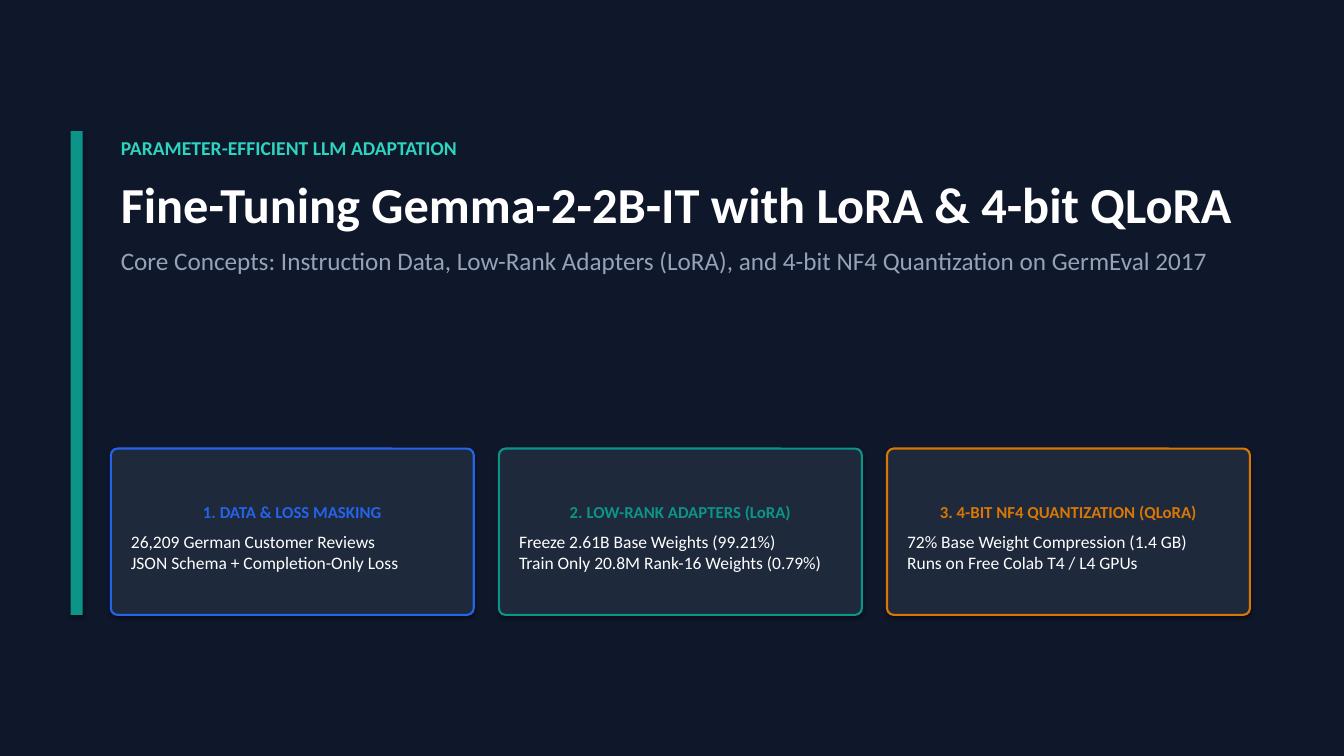
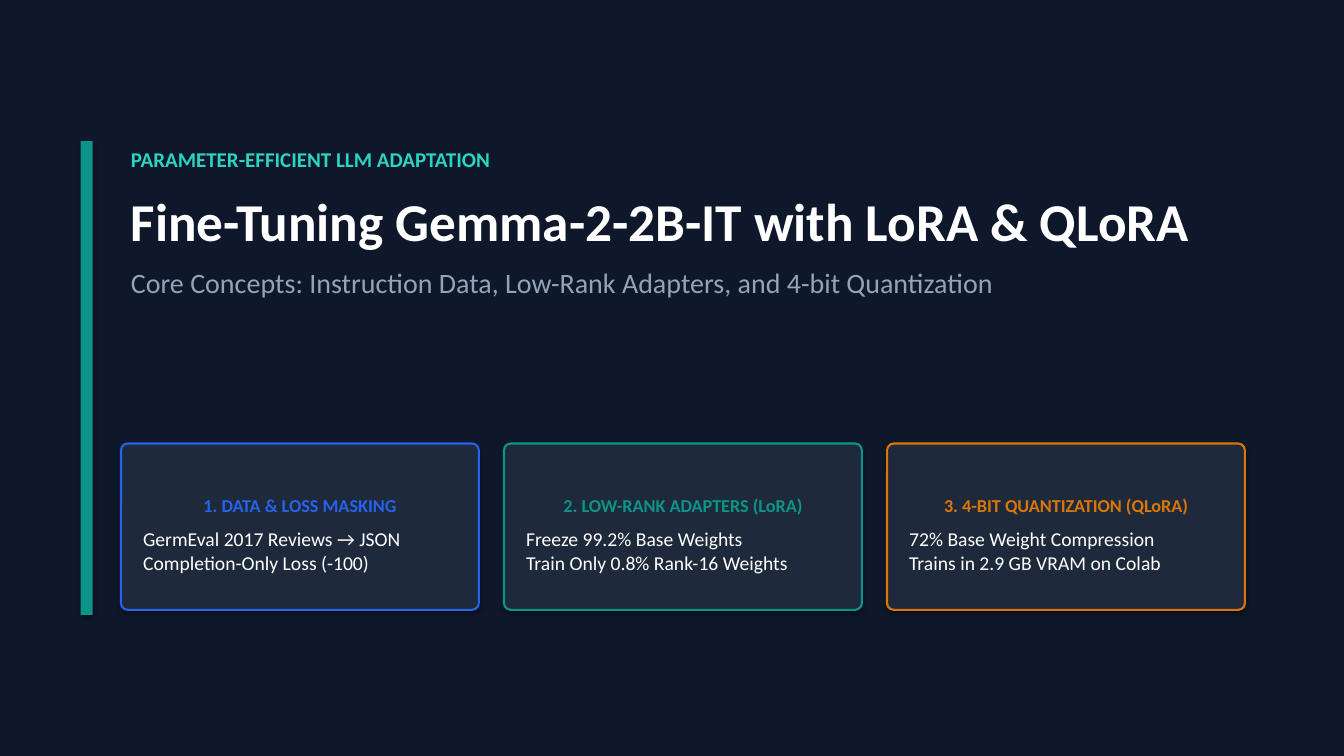
Before and after one commit to simon-clematide/gemma-qlora-finetuning, a slide deck: slide 1 of docs/gemma_qlora_core_concepts.pptx. Drawn at 1344x756 pixels with LibreOffice and Linux fonts; fonts in the diff are those of the drawing. Boxes give left, top, right and bottom in pixels: in the first picture for what was removed or moved away, otherwise in the second. Text is boxed around its words. In the diff, an @@ line names an element or a change of style, - is before the commit and + after.

```diff
--- a/docs/gemma_qlora_core_concepts.pptx
+++ b/docs/gemma_qlora_core_concepts.pptx
@@ rectangle: place and size @@
-rectangle at box(71, 131, 83, 615)
+rectangle at box(81, 141, 93, 615)
@@ text "PARAMETER-EFFICIENT LLM ADAPTATION": place and size @@
-text "PARAMETER-EFFICIENT LLM ADAPTATION" at box(121, 142, 1231, 274)
+text "PARAMETER-EFFICIENT LLM ADAPTATION" at box(131, 153, 1189, 298)
@@ text at box(131, 153, 490, 167): size 14 to 15 pt in "PARAMETER-EFFICIENT LLM ADAPTATION"; more space between paragraphs @@
@@ text at box(131, 203, 1189, 298): text changed; size 18 to 20 pt @@
-Fine-Tuning Gemma-2-2B-IT with LoRA & 4-bit QLoRA
-Core Concepts: Instruction Data, Low-Rank Adapters (LoRA), and 4-bit NF4 Quantization on GermEval 2017
+Fine-Tuning Gemma-2-2B-IT with LoRA & QLoRA
+Core Concepts: Instruction Data, Low-Rank Adapters, and 4-bit Quantization
@@ rounded rectangle "1. DATA & LOSS MASKING": place and size @@
-rounded rectangle "1. DATA & LOSS MASKING" at box(111, 449, 474, 615)
+rounded rectangle "1. DATA & LOSS MASKING" at box(121, 444, 479, 610)
@@ rounded rectangle "2. LOW-RANK ADAPTERS (LoRA)": place and size @@
-rounded rectangle "2. LOW-RANK ADAPTERS (LoRA)" at box(499, 449, 862, 615)
+rounded rectangle "2. LOW-RANK ADAPTERS (LoRA)" at box(504, 444, 862, 610)
@@ rounded rectangle "3. 4-BIT QUANTIZATION (QLoRA)": place and size @@
-rounded rectangle "3. 4-BIT QUANTIZATION (QLoRA)" at box(887, 449, 1250, 615)
+rounded rectangle "3. 4-BIT QUANTIZATION (QLoRA)" at box(887, 444, 1245, 610)
@@ text in rounded rectangle at box(203, 500, 397, 512): size 12 to 13 pt in "1. DATA & LOSS MASKING"; more space between paragraphs @@
@@ text in rounded rectangle at box(563, 499, 803, 515): size 12 to 13 pt in "2. LOW-RANK ADAPTERS (LoRA)"; more space between paragraphs @@
@@ text in rounded rectangle at box(909, 498, 1188, 570): text changed; size 12.5 to 14 pt @@
-3. 4-BIT NF4 QUANTIZATION (QLoRA)
-72% Base Weight Compression (1.4 GB)
-Runs on Free Colab T4 / L4 GPUs
+3. 4-BIT QUANTIZATION (QLoRA)
+72% Base Weight Compression
+Trains in 2.9 GB VRAM on Colab
@@ text in rounded rectangle at box(143, 532, 400, 573): text changed; size 12.5 to 14 pt @@
-26,209 German Customer Reviews
-JSON Schema + Completion-Only Loss
+GermEval 2017 Reviews → JSON
+Completion-Only Loss (-100)
@@ text in rounded rectangle at box(526, 532, 788, 574): text changed; size 12.5 to 14 pt @@
-Freeze 2.61B Base Weights (99.21%)
-Train Only 20.8M Rank-16 Weights (0.79%)
+Freeze 99.2% Base Weights
+Train Only 0.8% Rank-16 Weights
```
Also in this commit, not shown: 7 other slides changed, 1 other file.
